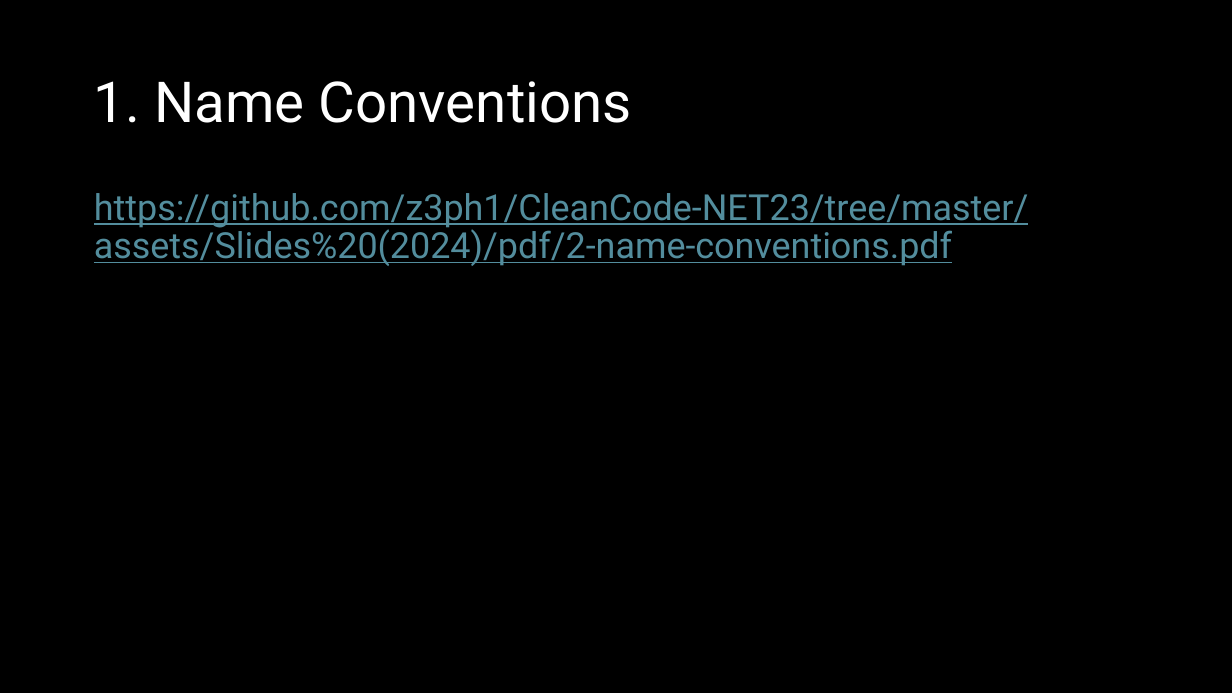
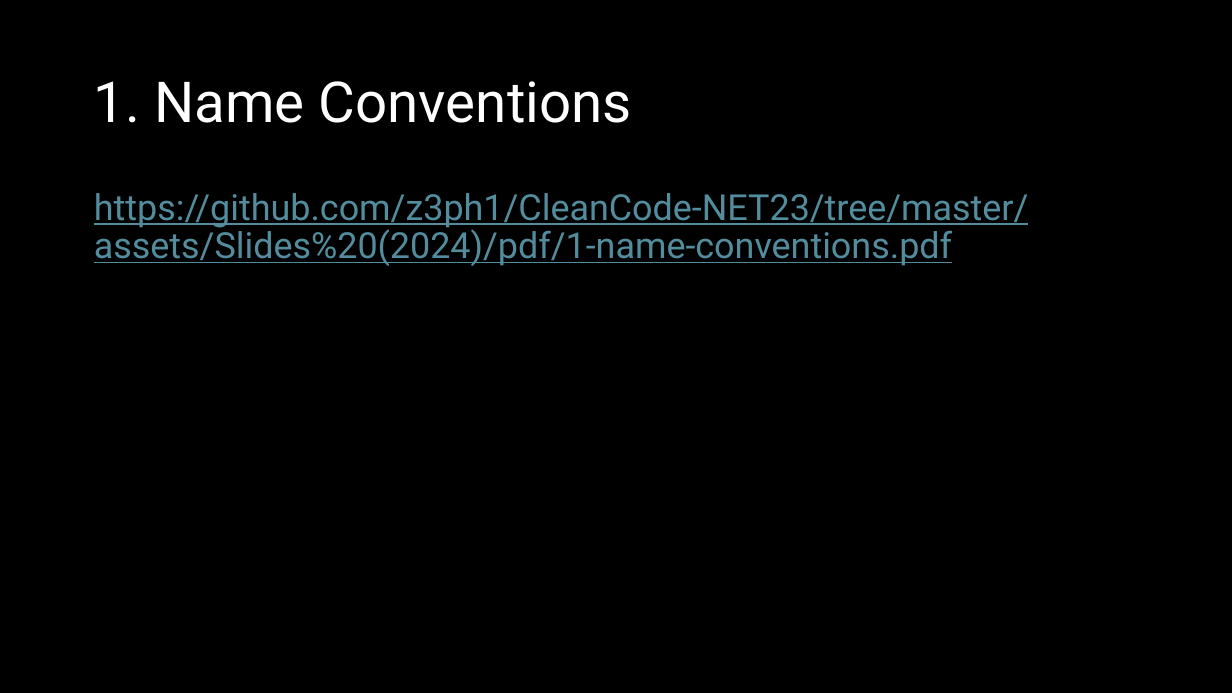
Before and after one commit to z3ph1/CleanCode-NET23, a slide deck: slide 6 of assets/Slides (2024)/pptx/1-clean-code.pptx. Drawn at 1232x693 pixels with LibreOffice and Linux fonts; fonts in the diff are those of the drawing. Boxes give left, top, right and bottom in pixels: in the first picture for what was removed or moved away, otherwise in the second. Text is boxed around its words. In the diff, an @@ line names an element or a change of style, - is before the commit and + after.

```diff
--- a/assets/Slides (2024)/pptx/1-clean-code.pptx
+++ b/assets/Slides (2024)/pptx/1-clean-code.pptx
@@ text at bbox=[94, 193, 1028, 266]: text changed @@
-https://github.com/z3ph1/CleanCode-NET23/tree/master/assets/Slides%20(2024)/pdf/2-name-conventions.pdf
+https://github.com/z3ph1/CleanCode-NET23/tree/master/assets/Slides%20(2024)/pdf/1-name-conventions.pdf
```
Also in this commit, not shown: 4 other slides changed, 1 other file.
